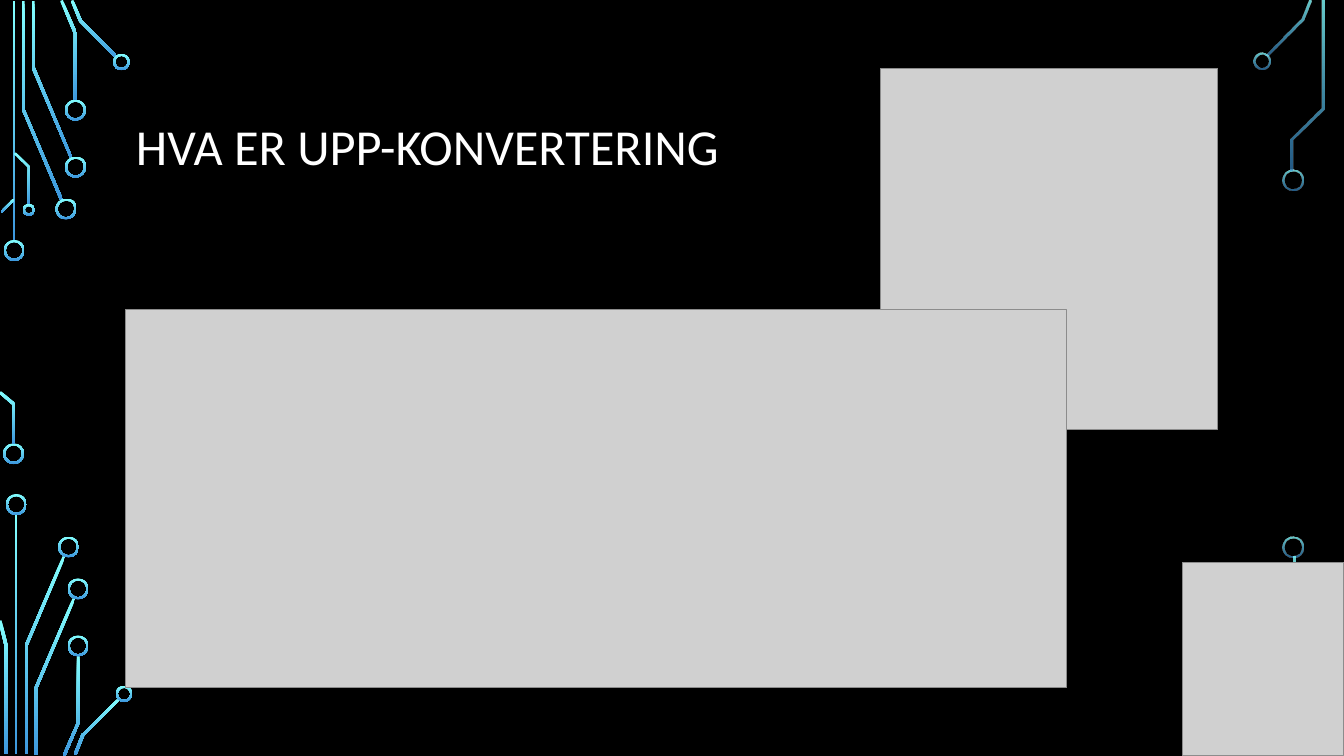
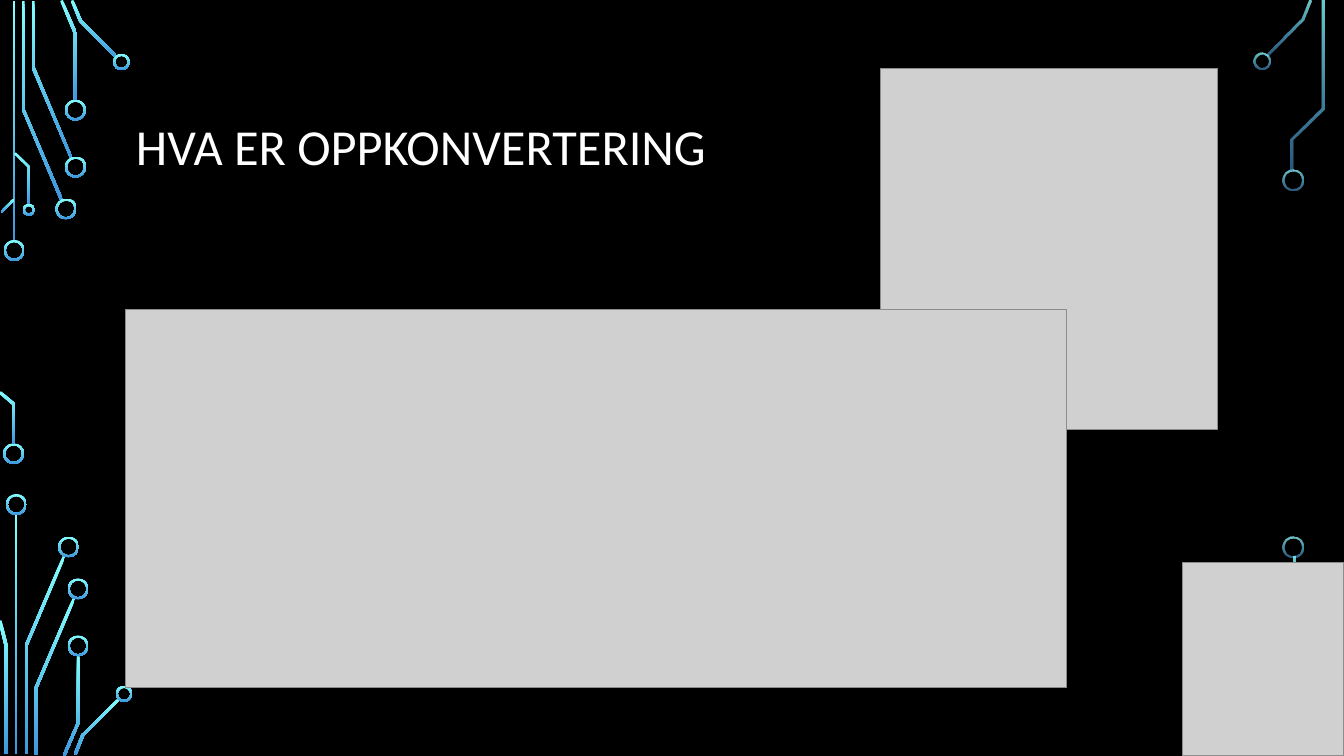
Before and after one commit to alexanjk/FYS-MENA4111-projectH20, a slide deck: slide 3 of Quinizarin som en organisk sensitizer I et tynnfilm.pptx. Drawn at 1344x756 pixels with LibreOffice and Linux fonts; fonts in the diff are those of the drawing; grey boxes stand for pictures; background and template pictures are left out. Boxes give left, top, right and bottom in pixels: in the first picture for what was removed or moved away, otherwise in the second. Text is boxed around its words. In the diff, an @@ line names an element or a change of style, - is before the commit and + after.

```diff
--- a/Quinizarin som en organisk sensitizer I et tynnfilm.pptx
+++ b/Quinizarin som en organisk sensitizer I et tynnfilm.pptx
@@ title at [136,132,705,166]: text changed @@
-HVA ER UPP-KONVERTERING
+HVA ER OPPKONVERTERING
```
Also in this commit, not shown: 4 other slides changed, 3 slides added.
